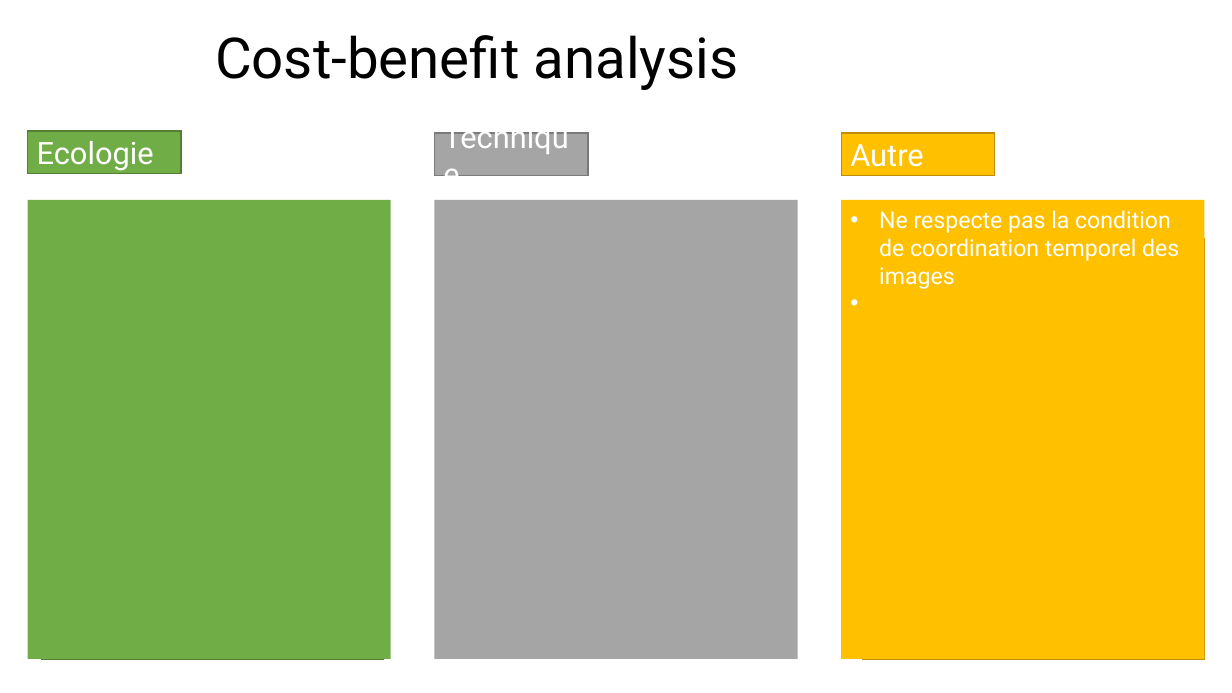
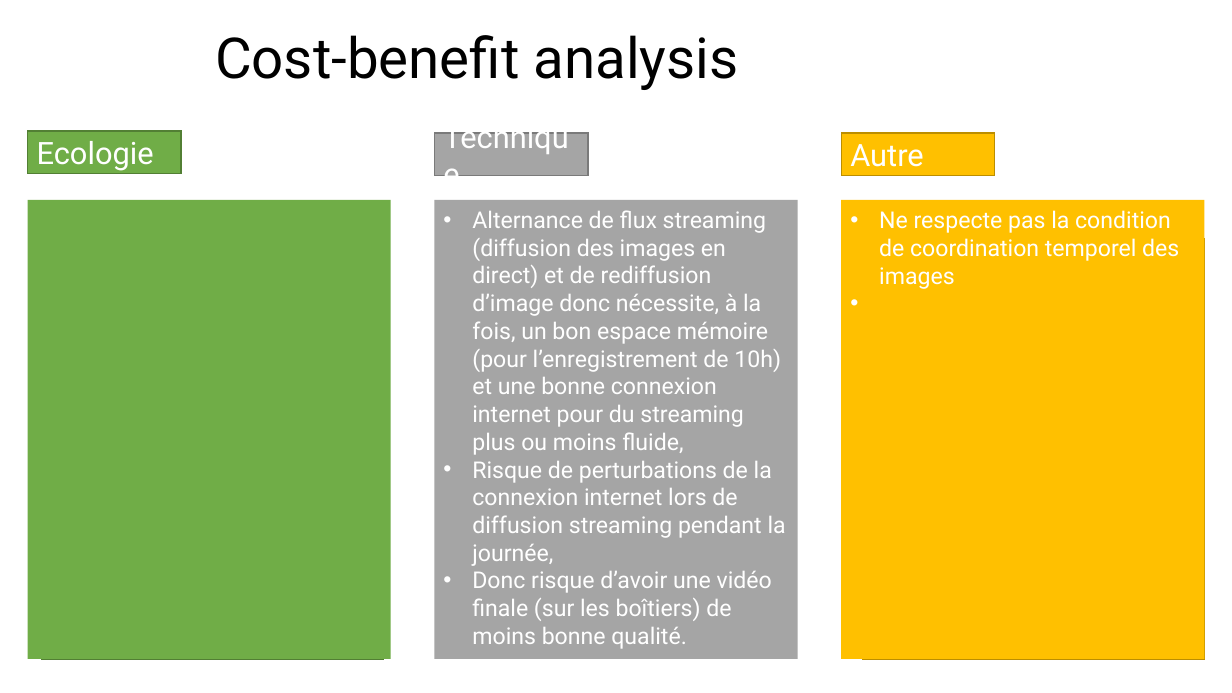
Before and after one commit to OceanStream-X-MiageSorbonne/Boitier, a slide deck: slide 3 of Documentation/Architecture/Architechture-Flux.pptx. Drawn at 1232x693 pixels with LibreOffice and Linux fonts; fonts in the diff are those of the drawing; background and template pictures are left out. Boxes give left, top, right and bottom in pixels: in the first picture for what was removed or moved away, otherwise in the second. Text is boxed around its words. In the diff, an @@ line names an element or a change of style, - is before the commit and + after.

Commit message:
Modification ppt Architecture-Flux (partie Technique)

```diff
--- a/Documentation/Architecture/Architechture-Flux.pptx
+++ b/Documentation/Architecture/Architechture-Flux.pptx
@@ text added at [472, 210, 786, 649], 18 pt, text #FFFFFF @@
+• Alternance de flux streaming (diffusion des images en direct) et de rediffusion d’image donc nécessite, à la fois, un bon espace mémoire (pour l’enregistrement de 10h) et une bonne connexion internet pour du streaming plus ou moins fluide,
+• Risque de perturbations de la connexion internet lors de diffusion streaming pendant la journée,
+• Donc risque d’avoir une vidéo finale (sur les boîtiers) de moins bonne qualité.
```
Also in this commit, not shown: 4 other slides changed.
